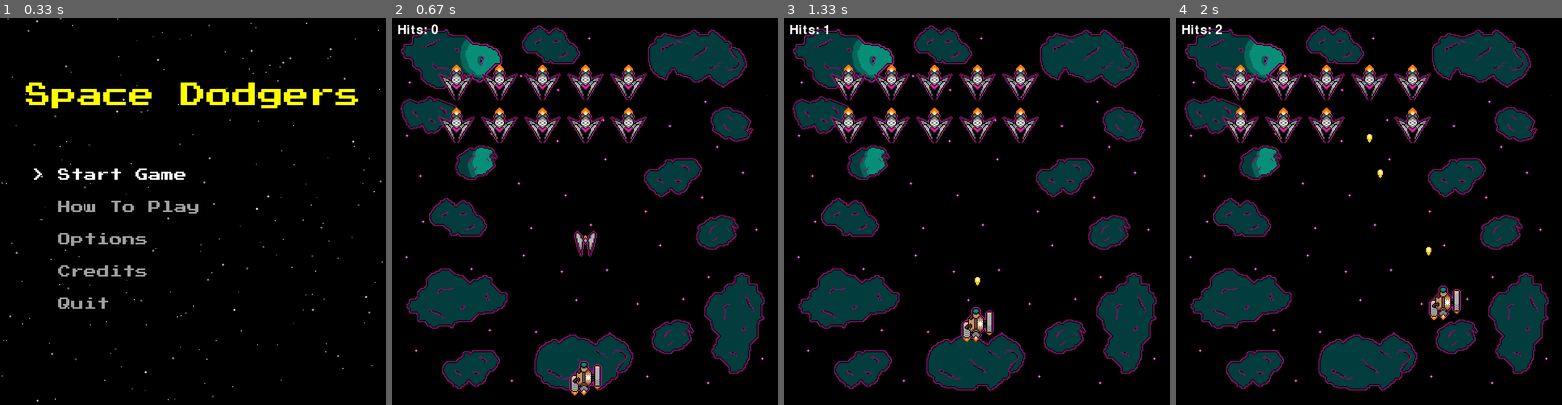
Above: before the commit, frames 1-4 (left to right).
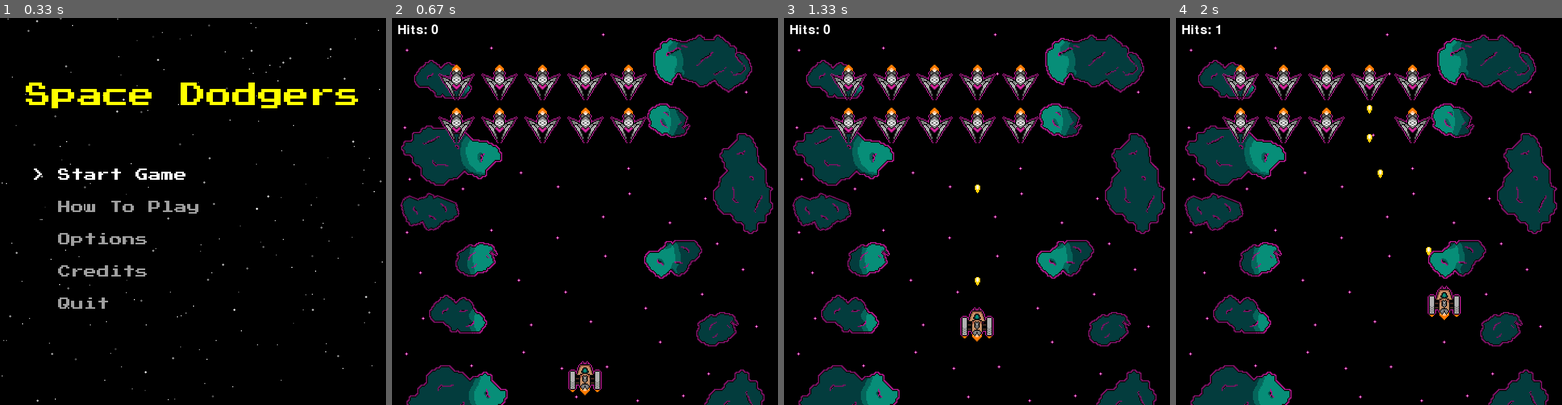
Above: after the commit, the same moments.

Repository: software-engineering-game/pygame-game
Game: pygame game, started from main.py
The game is run twice, just before and just after one commit, with the same random seed, the same clock (stepped at 60 frames per second) and the same inputs.
Inputs:
- Up to frame 1 (0.33 s): no input
- Up to frame 2 (0.67 s): tap Enter at 0.33 s
- Up to frame 3 (1.33 s): tap Space at 0.67, 1.07 s; hold Up from 1 s (still down)
- Up to frame 4 (2 s): tap Space at 1.37, 1.57, 1.87 s; release Up at 1.47 s; hold Right 1.5-1.97 s

Frame 1 is identical in both runs. In frame 2, 27% of the frame differs, in the area x 2-99%, y 1-100%; in frame 3, 28%; in frame 4, 28%.

Commit message:
Refactored image handling for game objects
Changed how the player's sprite is drawn to allow for an idle animation, and updated all three player sprites in accordance with this change.

Diff:
--- a/states/game_state.py
+++ b/states/game_state.py
@@ -2,6 +2,7 @@
 import os
 from states.base_state import State
 from states import settings
+from states import utils
 from states.death_state import DeathState  #ADDED: death screen
 
 # This exists to key out spritesheet backgrounds
@@ -15,8 +16,6 @@
 class Bullet(pygame.sprite.Sprite):
     def __init__(self, asset_folder, sprite_name, speed, start_pos, direct):
         super().__init__()
-        # Creates a simple laser bullet
-        # self.image = pygame.Surface((4, 12))
         self.image = pygame.image.load(os.path.join(asset_folder, sprite_name)).convert()
         self.image.set_colorkey(SHEET_BG)
         self.rect = self.image.get_rect(center=start_pos)
@@ -36,9 +35,18 @@
 
 # Class for standard player ship
 class Player(pygame.sprite.Sprite):
-    def __init__(self, asset_folder, sprite_name, speed, start_pos):
-        super().__init__()
-        self.image = pygame.image.load(os.path.join(asset_folder, sprite_name)).convert()
+    def __init__(self, frames, speed, start_pos):
+        super().__init__()
+
+        # Animation related variables
+        self.frames = frames
+        self.current_frame = 0
+        self.last_update = 0
+        self.animation_speed = 100  # milliseconds
+        self.image = self.frames[self.current_frame]
+
+        # Old functionality without animation, incase something breaks during testing
+        # self.image = pygame.image.load(os.path.join(asset_folder, sprite_name)).convert()
         self.image.set_colorkey(SHEET_BG)
         self.rect = self.image.get_rect(center=start_pos)
         self.rect.scale_by(0.2)
@@ -62,6 +70,15 @@
 
     def update(self, keys):
         dx = dy = 0
+
+        # Animation that loops the frames
+        current_time = pygame.time.get_ticks()
+        # If times since last frame update exceeds the millisecond interval
+        if current_time - self.last_update > self.animation_speed:
+            self.last_update = current_time
+            # Sets it to current_frame + 1, unless it exceeds the total number of frames
+            self.current_frame = (self.current_frame + 1) % len(self.frames)
+            self.image = self.frames[self.current_frame]
 
         if keys[settings.keybind_player_left]:
             dx -= self.speed
@@ -153,7 +170,7 @@
         self.app = app
 
         # Sets the background color, and draws the image
-        bg_name = "asteroid_background.png"
+        bg_name = "background_asteroids.png"
         self.bg_color = (0, 0, 0)
         self.bg_image = pygame.image.load(os.path.join(asset_folder, bg_name))
 
@@ -175,19 +192,26 @@
             spacing=(settings.WAVE_X_SPACING, settings.WAVE_Y_SPACING),
         )
 
-        self.ram_ship = Swarm_Enemy(
-            asset_folder=asset_folder,
-            sprite_name="enemy_swarm.png",
-            speed=3,
-            start_pos=(settings.WIDTH / 2, settings.HEIGHT / 2)
-        )
-        self.enemy_ships.add(self.ram_ship)
+        # Removed the ramming ship for now since this was meant more as a demonstration of its behavior
+        # self.ram_ship = Swarm_Enemy(
+        #     asset_folder=asset_folder,
+        #     sprite_name="enemy_swarm.png",
+        #     speed=3,
+        #     start_pos=(settings.WIDTH / 2, settings.HEIGHT / 2)
+        # )
+        # self.enemy_ships.add(self.ram_ship)
 
         # Spawning Player
         player_speed = 5
         self.player = Player(
-            asset_folder=asset_folder,
-            sprite_name="player_shotgun_ship.png",
+            # Loads the sprite sheet into the player's frames
+            frames=utils.load_spritesheet(
+                asset_folder=asset_folder,
+                sheet_name="player_auto_ship.png",
+                key_color=SHEET_BG,
+                frame_width=64,
+                frame_height=64
+            ),
             speed=player_speed,
             start_pos=(app.width // 2, app.height - 50),
         )
--- a/states/main_moving_en.py
+++ /dev/null
@@ -1,352 +0,0 @@
-<<<<<<< HEAD
-#something.py
-# Coding Credits:
-# Thomas Bond
-#
-#
-#
-#Date: 2026-02-05
-import asyncio
-import pygame
-import os
-
-#
-# pygame setup
-#
-# Constants
-WHITE = (255, 255, 255)
-RED = (255, 0, 0)
-BLACK = (0, 0, 0)
-
-
-WINDOW_SIZE = (1280, 720)
-WINDOW_TITLE = "Infinitesimal Ranger"
-
-
-BOUNDS_X = (66, 1214)
-BOUNDS_Y = (50, 620)
-
-
-HORIZONTAL = 1
-UP = 2
-DOWN = 0
-
-
-FRAME_RATE = 60
-ANIMATION_FRAME_RATE = 10
-
-
-WINDOW = pygame.display.set_mode(WINDOW_SIZE)
-pygame.display.set_caption(WINDOW_TITLE)
-
-
-CLOCK = pygame.time.Clock()
-# Asset Folders
-# We will need to update this section of the code as the projects directory structure changes
-# because the os.path features are dependent on that structure
-primary_game_folder = os.path.dirname(__file__) # Establishes directory pointer for the files current directory
-img_folder = os.path.join(primary_game_folder, "assets") # Looks for the directory 'assets' within the primary_game_folder and creates a directory pointer to it
-
-
-
-
-objects = []
-bullets = []
-enemies = []
-
-
-
-
-# Global Variables
-FRAMECAP = 60 # Number of ticks per second
-DISPLAY_HEIGHT = 720
-DISPLAY_WIDTH = 1280
-# Placeholder name until we decide on the style of the game
-BACKGROUND_COLOR = BLACK # Currently defines the background as solid color black
-
-
-# Player Variables
-#PLAYER_WIDTH = 23 # Bounding box width
-#PLAYER_HEIGHT = 30 # Bounding box height
-PLAYER_SPRITE = "test_sprite.png" # Sets the name of the image to use for the player sprite
-PLAYER_SPD = 5
-
-
-# Keybinds
-# Sets the default keybinds
-keybind_left = pygame.K_LEFT
-keybind_right = pygame.K_RIGHT
-keybind_up = pygame.K_UP
-keybind_down = pygame.K_DOWN
-
-
-#
-# Entity Classes
-#
-class Object:
-    # Constructs entity dimensions, position, and image
-   def __init__(self, x, y, width, height, image):
-       self.x = x
-       self.y = y
-       self.width = width
-       self.height = height
-       self.image = image
-       self.velocity = [0, 0]
-       self.collider = [width, height] # Collider is currently just the size of the entity
-
-
-       objects.append(self)
-
-
-   def draw(self):
-       WINDOW.blit(pygame.transform.scale(self.image, (self.width, self.height)), (self.x, self.y))
-
-
-   def update(self):
-       self.x += self.velocity[0]
-       self.y += self.velocity[1]
-       self.draw()
-
-
-   def get_center(self):
-       return self.x + self.width / 2, self.y + self.height / 2
-
-
-# Deals with
-class Entity(Object):
-   def __init__(self, x, y, width, height, tileset, speed):
-       super().__init__(x, y, width, height, None)
-       self.speed = speed
-
-
-       self.tileset = load_tileset(tileset, 16, 16)
-       self.direction = 0
-       self.flipX = False
-       self.frame = 0
-       self.frames = [0, 1, 0, 2]
-       self.frame_timer = 0
-
-
-   def change_direction(self):
-       if self.velocity[0] < 0:
-           self.direction = HORIZONTAL
-           self.flipX = True
-       elif self.velocity[0] > 0:
-           self.direction = HORIZONTAL
-           self.flipX = False
-       elif self.velocity[1] > 0:
-           self.direction = DOWN
-       elif self.velocity[1] < 0:
-           self.direction = UP
-
-
-   def draw(self):
-       image = pygame.transform.scale(self.tileset[self.frames[self.frame]][self.direction],
-                                      (self.width, self.height))
-
-
-       self.change_direction()
-
-
-       image = pygame.transform.flip(image, self.flipX, False)
-       WINDOW.blit(image, (self.x, self.y))
-
-
-       if self.velocity[0] == 0 and self.velocity[1] == 0:
-           self.frame = 0
-           return
-
-
-       self.frame_timer += 1
-
-
-       if self.frame_timer < ANIMATION_FRAME_RATE:
-           return
-
-
-       self.frame += 1
-       if self.frame >= len(self.frames):
-           self.frame = 0
-
-
-       self.frame_timer = 0
-
-
-   def update(self):
-       self.x += self.velocity[0] * self.speed
-       self.y += self.velocity[1] * self.speed
-       self.draw()
-
-
-pygame.mouse.set_visible(False)
-
-
-
-
-
-class Enemy(Entity):
-   def __init__(self, x, y, width, height, tileset, speed):
-       super().__init__(x, y, width, height, tileset, speed)
-
-
-       enemy_image = load_image(tileset, fallback_size=(16, 16), fallback_color=(255, 80, 80, 255))
-       self.tileset = create_repeated_tileset_from_image(enemy_image, 16, 16)
-
-
-       self.health = 3
-       self.collider = [width / 2.5, height / 1.5]
-       enemies.append(self)
-
-
-   def update(self):
-       player_center = player.get_center()
-       enemy_center = self.get_center()
-
-
-       self.velocity = [player_center[0] - enemy_center[0], player_center[1] - enemy_center[1]]
-
-
-       magnitude = (self.velocity[0] ** 2 + self.velocity[1] ** 2) ** 0.5
-       if magnitude == 0:
-           self.velocity = [0, 0]
-           super().update()
-           return
-       self.velocity = [self.velocity[0] / magnitude * self.speed, self.velocity[1] / magnitude * self.speed]
-
-
-       super().update()
-
-
-   def change_direction(self):
-       super().change_direction()
-
-
-       if self.velocity[1] > self.velocity[0] > 0:
-           self.direction = DOWN
-       elif self.velocity[1] < self.velocity[0] < 0:
-           self.direction = UP
-
-
-   def take_damage(self, damage):
-       self.health -= damage
-       if self.health <= 0:
-           self.destroy()
-
-
-   def destroy(self):
-       objects.remove(self)
-       enemies.remove(self)
-
-
-
-
-def check_input(key, value):
-   if key == pygame.K_LEFT or key == pygame.K_a:
-       player_input["left"] = value
-   elif key == pygame.K_RIGHT or key == pygame.K_d:
-       player_input["right"] = value
-   elif key == pygame.K_UP or key == pygame.K_w:
-       player_input["up"] = value
-   elif key == pygame.K_DOWN or key == pygame.K_s:
-       player_input["down"] = value
-
-
-
-
-def resolve_asset_path(filename):
-   if os.path.isabs(filename):
-       return filename
-   return os.path.join(primary_game_folder, filename)
-
-
-
-
-def create_placeholder_tileset(tile_width, tile_height, columns=3, rows=3):
-   tileset = []
-   for tile_x in range(columns):
-       line = []
-       tileset.append(line)
-       for tile_y in range(rows):
-           tile = pygame.Surface((tile_width, tile_height), pygame.SRCALPHA)
-           tile.fill((80 + tile_x * 40, 80 + tile_y * 40, 180, 255))
-           line.append(tile)
-   return tileset
-
-
-
-
-def create_repeated_tileset_from_image(image, tile_width, tile_height, columns=3, rows=3):
-   tile = pygame.transform.scale(image, (tile_width, tile_height))
-   tileset = []
-   for _ in range(columns):
-       line = []
-       tileset.append(line)
-       for _ in range(rows):
-           line.append(tile.copy())
-   return tileset
-
-
-
-
-def load_image(filename, fallback_size=(16, 16), fallback_color=(255, 255, 255, 255)):
-   resolved_filename = resolve_asset_path(filename)
-   if os.path.exists(resolved_filename):
-       return pygame.image.load(resolved_filename).convert_alpha()
-
-
-   fallback = pygame.Surface(fallback_size, pygame.SRCALPHA)
-   fallback.fill(fallback_color)
-   return fallback
-
-
-
-
-def load_tileset(filename, width, height):
-   resolved_filename = resolve_asset_path(filename)
-   if not os.path.exists(resolved_filename):
-       return create_placeholder_tileset(width, height)
-
-
-   image = pygame.image.load(resolved_filename).convert_alpha()
-   image_width, image_height = image.get_size()
-
-
-   if image_width < width * 3 or image_height < height * 3:
-       return create_repeated_tileset_from_image(image, width, height)
-
-
-   tileset = []
-   for tile_x in range(0, image_width // width):
-       line = []
-       tileset.append(line)
-       for tile_y in range(0, image_height // height):
-           rect = (tile_x * width, tile_y * height, width, height)
-           line.append(image.subsurface(rect))
-   return tileset
-
-
-
-
-player_input = {"left": False, "right": False, "up": False, "down": False}
-
-
-
-
-pygame.mouse.set_visible(False)
-
-
-
-
-
-
-
-
-
-
-# Defines Player Behavior
-class Player(pygame.sprite.Sprite):
-   def __init__(self): # Constructor (or initializer) for the player class
-       pygame.sprite.Sprite.__init__(self) # Uses the pygame init function for sprites
-       self.image = pygame.image.load(os.path.join(img_folder, PLAYER_SPRITE)).convert() # Sets the path for the player sprite image
-=======
->>>>>>> refs/remotes/origin/dev
--- a/states/utils.py
+++ b/states/utils.py
@@ -22,3 +22,6 @@
 #
 # Loading Level Data
 #
+
+def build_level(level_data):
+    pass
Binary file removed: assets/asteroid_background.png
Binary file added: assets/background_asteroids.png
Binary file added: assets/player_auto_ship.png
Binary file changed: assets/player_shotgun_ship.png
Binary file changed: assets/player_sniper_ship.png
